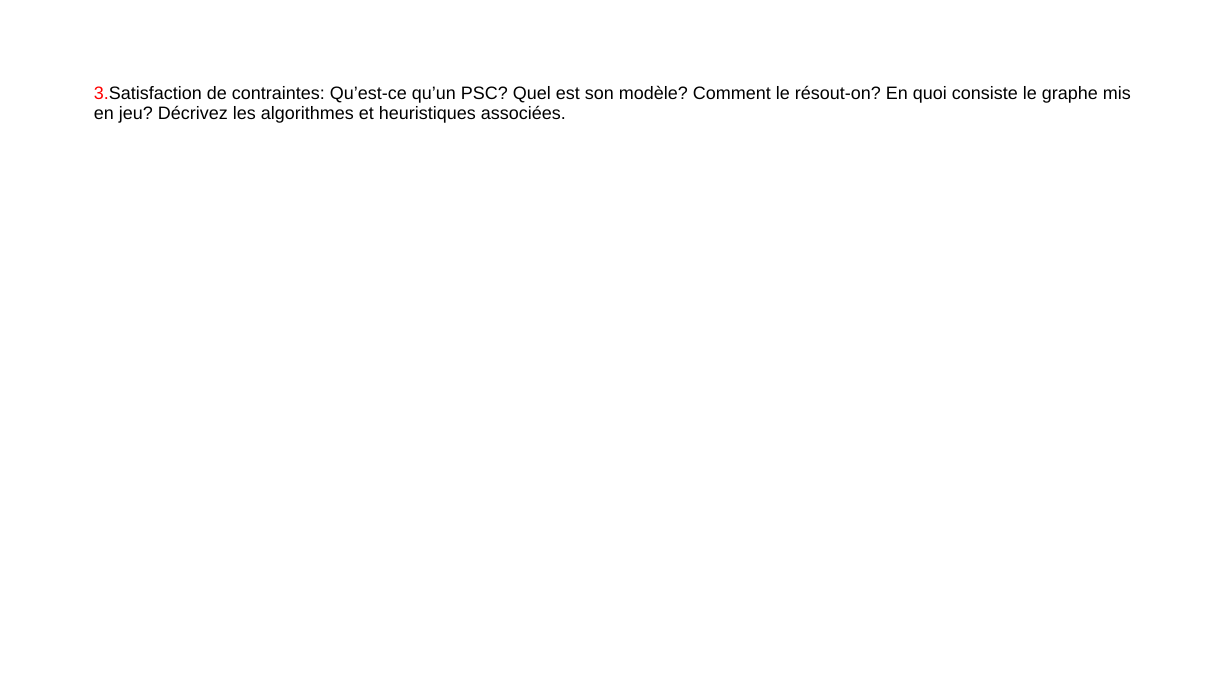
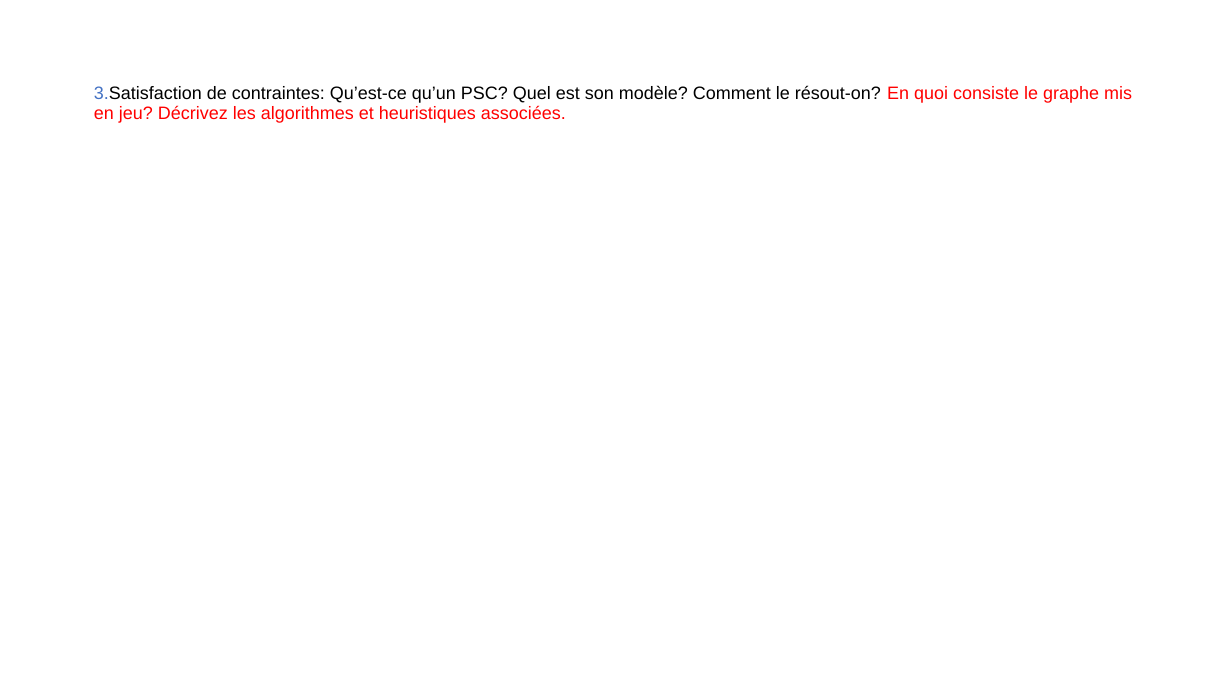
Before and after one commit to Joao-Quinta/Uni3eme, a slide deck: slide 8 of intelligenceArtificielle/Intelligence_artificielle_exam.pptx (slide 9 before the commit). Drawn at 1232x693 pixels with LibreOffice and Linux fonts; fonts in the diff are those of the drawing; grey boxes stand for pictures. Boxes give left, top, right and bottom in pixels: in the first picture for what was removed or moved away, otherwise in the second. Text is boxed around its words. In the diff, an @@ line names an element or a change of style, - is before the commit and + after.

```diff
--- a/intelligenceArtificielle/Intelligence_artificielle_exam.pptx
+++ b/intelligenceArtificielle/Intelligence_artificielle_exam.pptx
@@ title "3.Satisfaction de contraintes: Qu’est-ce qu’un ..." at box(94, 86, 1132, 123): text colour #FF0000 to #4472C4 in "3.Satisfaction"; text colour #000000 to #FF0000 in "En quoi consiste le graphe mis en ..." @@
```
Also in this commit, not shown: 1 slide added, 1 slide removed.
